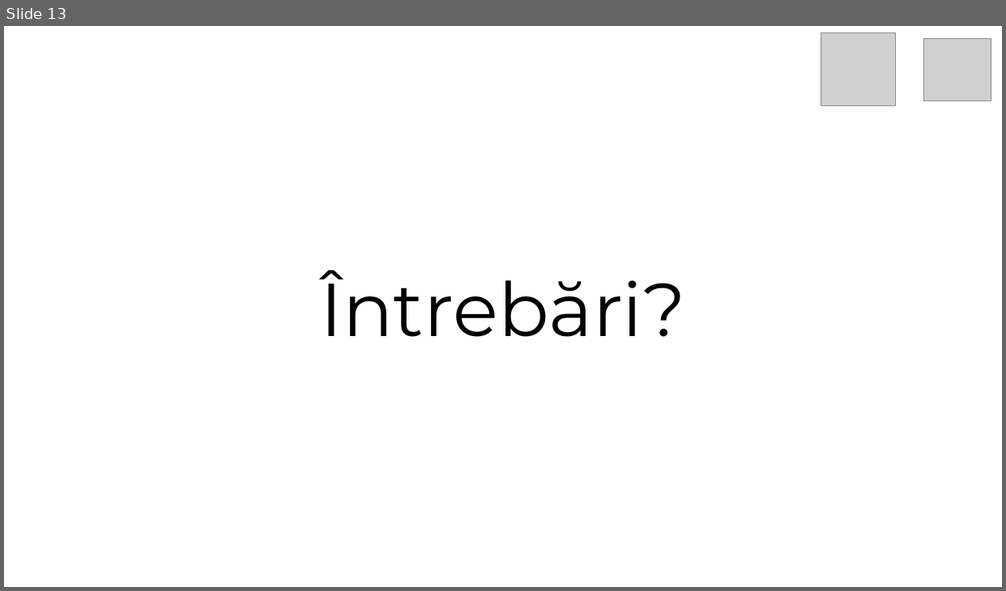
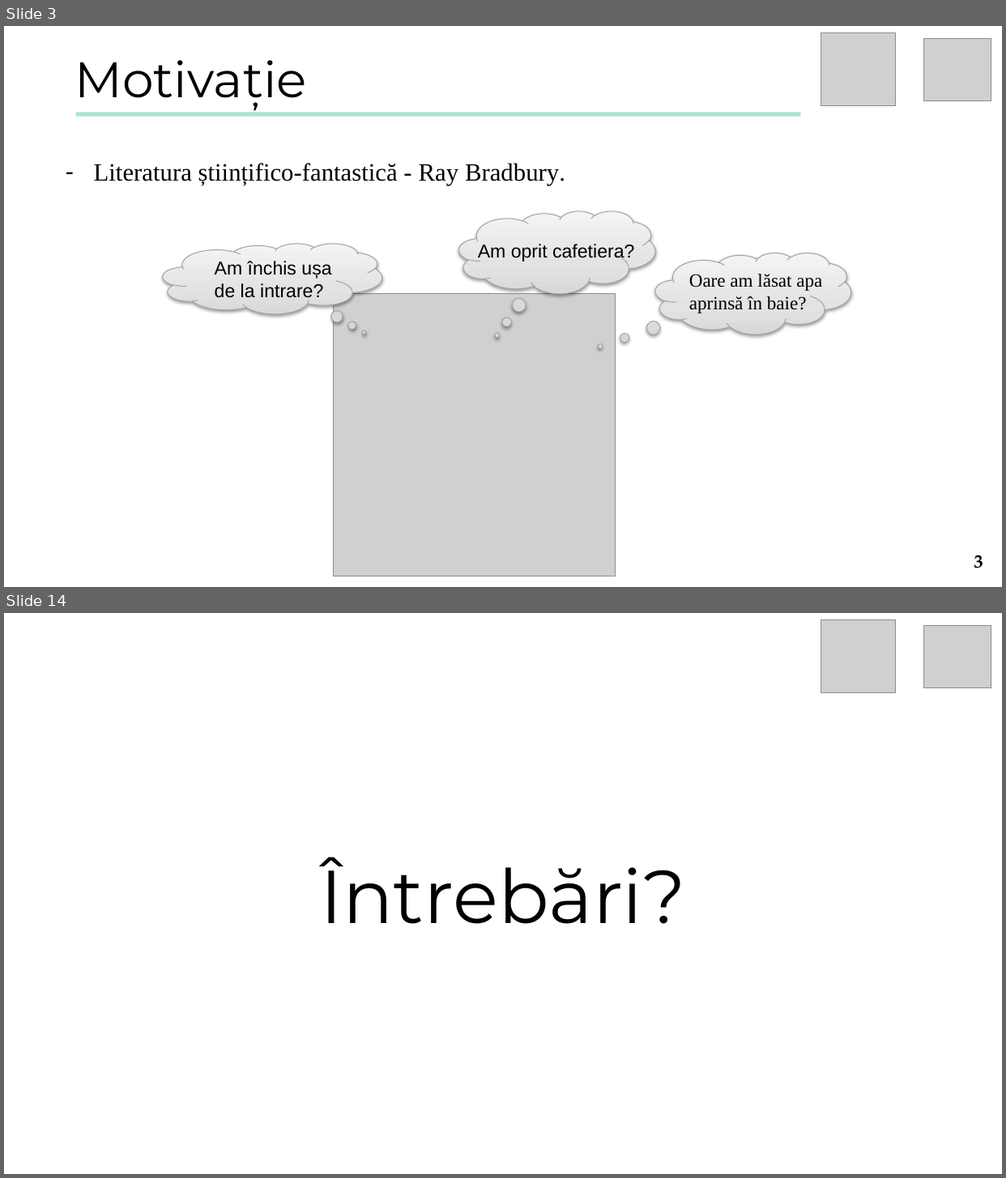
Before and after one commit to turcunicusor/Licenta, a slide deck: Documentation/Presentation.pptx. Shown one above the other, each under a label of ours: slide 13 before the commit, slides 3 and 14 after it; the slides between them are not shown. The pictures are 1006x591 and 1006x1178 pixels, drawn with LibreOffice and Linux fonts; fonts in the diff are those of the drawing; grey boxes stand for pictures. Boxes give left, top, right and bottom in pixels: in the first picture for what was removed or moved away, otherwise in the second. Text is boxed around its words. In the diff, an @@ line names an element or a change of style, - is before the commit and + after.

```diff
--- a/Documentation/Presentation.pptx
+++ b/Documentation/Presentation.pptx
@@ slide 3 added at bbox=[4, 26, 1002, 587], background #FFFFFF @@
@@ picture added at bbox=[821, 32, 897, 106] @@
@@ picture added at bbox=[924, 38, 991, 101] @@
@@ text added at bbox=[74, 60, 307, 109], 48 pt, text #000000 @@
+Motivație
@@ rectangle added at bbox=[76, 112, 800, 117], fill #AAE4D5 @@
@@ text added at bbox=[94, 163, 565, 186], 24 pt, text #000000 @@
+– Literatura științifico-fantastică - Ray Bradbury.
@@ thought cloud added at bbox=[459, 211, 655, 293], fill gradient #D8D8D8 to #E3E3E3 to #F4F4F4, outline #A1A1A1 0.75 pt @@
@@ thought cloud added at bbox=[163, 244, 382, 314], fill gradient #D8D8D8 to #E3E3E3 to #F4F4F4, outline #A1A1A1 0.75 pt @@
@@ text added at bbox=[478, 244, 634, 262], 18 pt, text #000000 @@
+Am oprit cafetiera?
@@ text added at bbox=[215, 261, 331, 301], 18 pt, text #000000 @@
+Am închis ușa de la intrare?
@@ thought cloud added at bbox=[655, 253, 851, 335], fill gradient #D8D8D8 to #E3E3E3 to #F4F4F4, outline #A1A1A1 0.75 pt @@
@@ text added at bbox=[689, 274, 822, 314], 18 pt, text #000000 @@
+Oare am lăsat apa aprinsă în baie?
@@ picture added at bbox=[334, 294, 616, 576] @@
@@ page number added at bbox=[974, 555, 983, 569], 18 pt, text #000000, bold @@
+3
@@ what was slide 13 is now slide 14 @@
```
Also in this commit, not shown: 11 slides changed, 1 other slide added, 1 slide removed, 4 other files.
